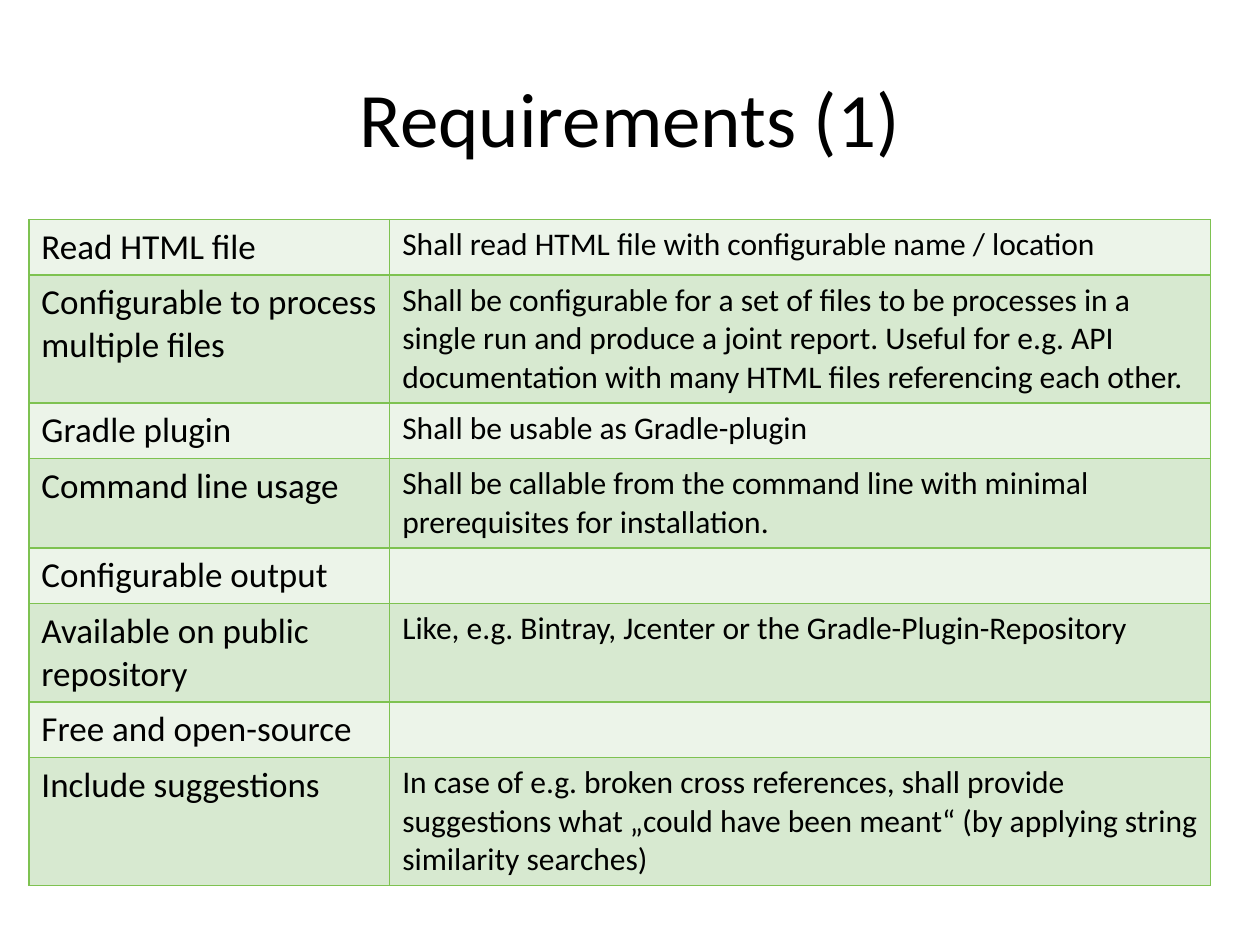
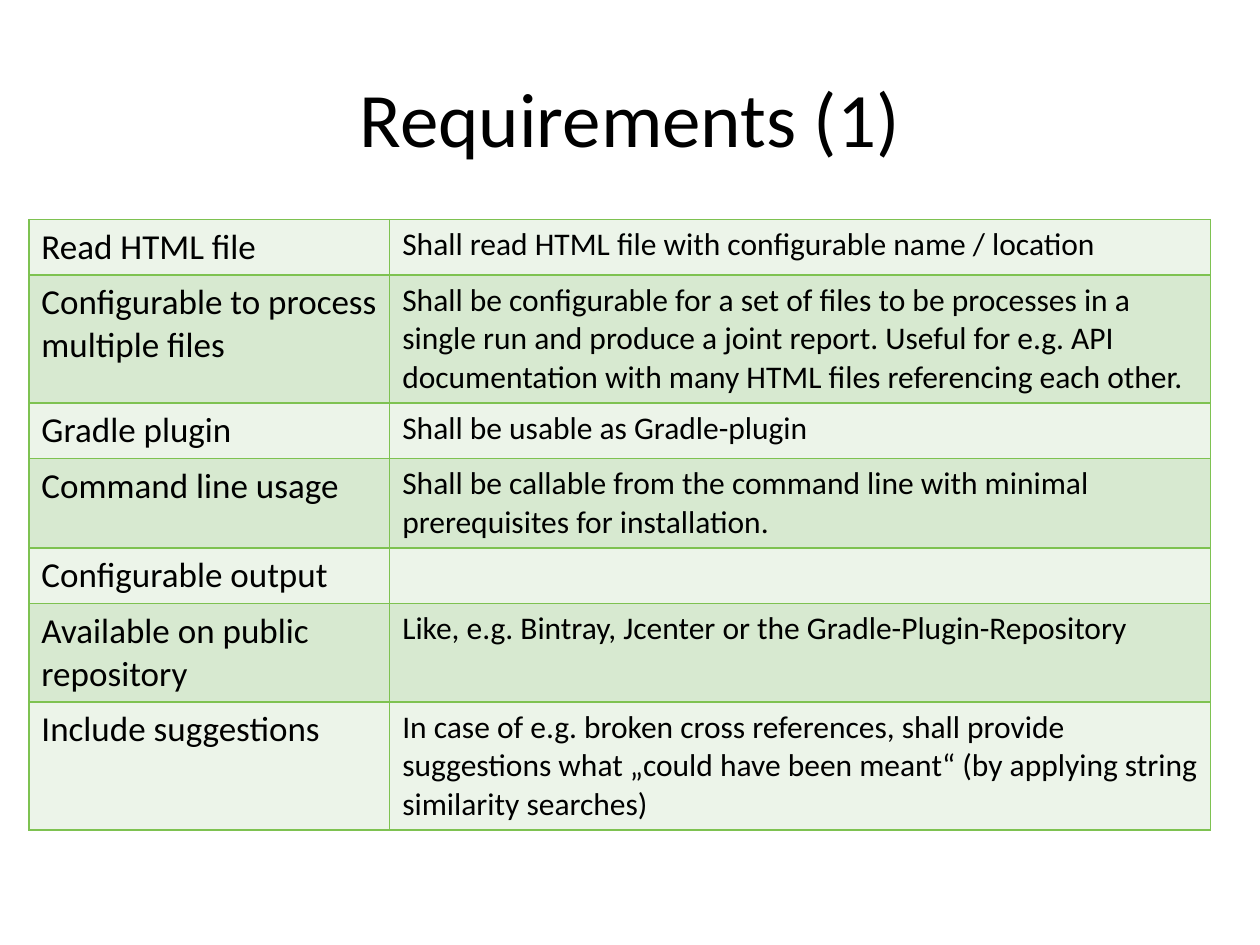
Before and after one commit to aim42/htmlSanityCheck, a slide deck: slide 8 of documentation/docs/presentation/HTMLSC-presentation.pptx. Drawn at 1260x945 pixels with LibreOffice and Linux fonts; fonts in the diff are those of the drawing. Boxes give left, top, right and bottom in pixels: in the first picture for what was removed or moved away, otherwise in the second. Text is boxed around its words. In the diff, an @@ line names an element or a change of style, - is before the commit and + after.

Commit message:
updated goals/requirements

```diff
--- a/documentation/docs/presentation/HTMLSC-presentation.pptx
+++ b/documentation/docs/presentation/HTMLSC-presentation.pptx
@@ table at (29, 219, 1211, 824) @@
-row 7: Free and open-source | 
```
